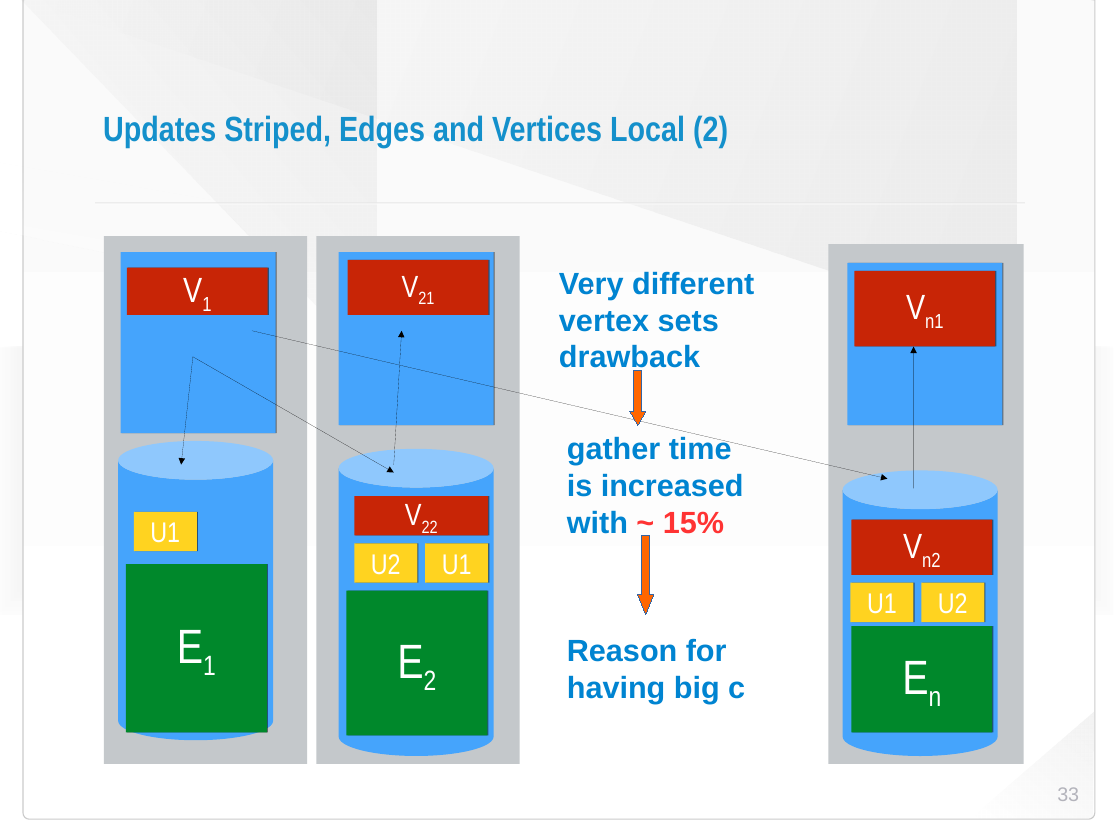
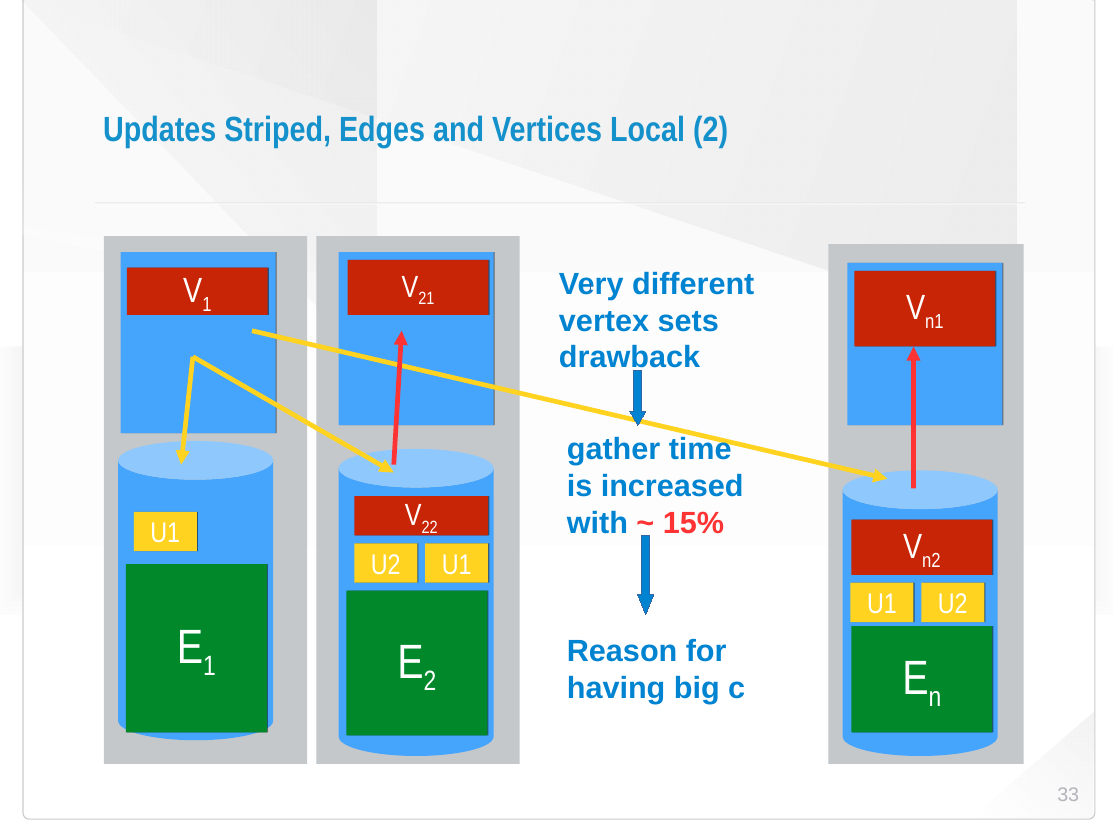
Before and after one commit to HaprianVlad/chaos, a slide deck: slide 33 of presentation.odp. Drawn at 1120x840 pixels with LibreOffice and Linux fonts; fonts in the diff are those of the drawing; background and template pictures are left out. Boxes give left, top, right and bottom in pixels: in the first picture for what was removed or moved away, otherwise in the second. Text is boxed around its words. In the diff, an @@ line names an element or a change of style, - is before the commit and + after.

```diff
--- a/presentation.odp
+++ b/presentation.odp
@@ arrow (193, 357) - (181, 465): stroke #000000 0 pt to #FFD320 4.31 pt @@
@@ arrow (193, 357) - (394, 473): stroke #000000 0 pt to #FFD320 4.31 pt @@
@@ arrow (252, 331) - (888, 479): stroke #000000 0 pt to #FFD320 4.31 pt @@
@@ arrow (394, 465) - (402, 331): stroke #000000 0 pt to #FF3333 4.31 pt @@
@@ arrow (914, 488) - (914, 347): stroke #000000 0 pt to #FF3333 4.31 pt @@
@@ down arrow at <box>630,370,646,425</box>: fill #FF6600 to #0084D1 @@
@@ down arrow at <box>638,536,654,614</box>: fill #FF6600 to #0084D1 @@
```
Also in this commit, not shown: 12 other slides changed.
